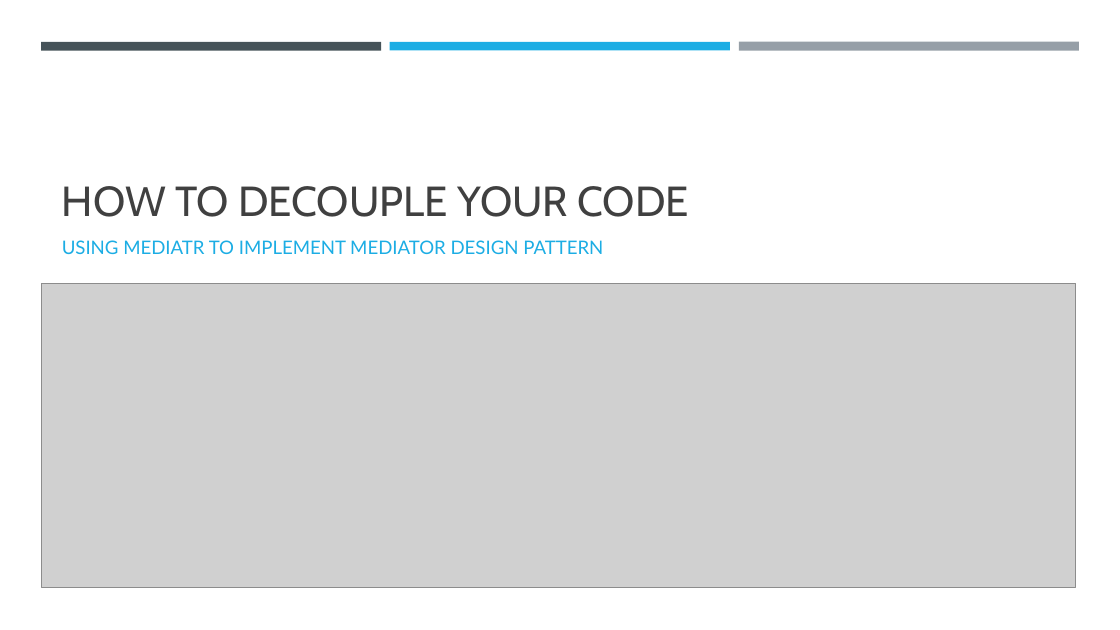
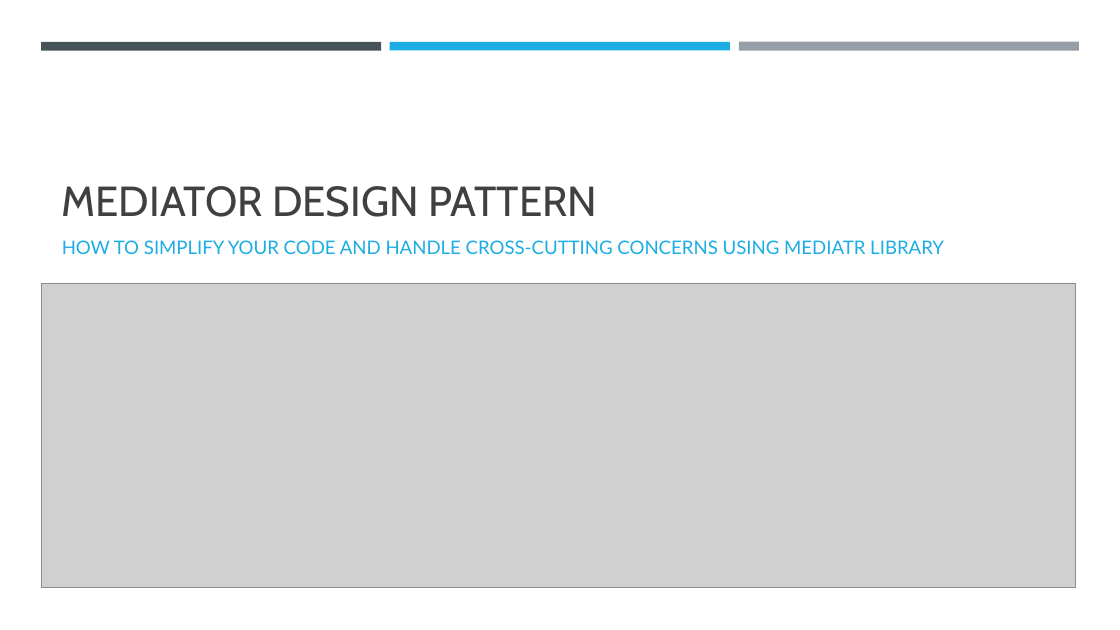
Before and after one commit to vesou/MediatRDemo, a slide deck: slide 1 of How to decouple your code.pptx. Drawn at 1120x630 pixels with LibreOffice and Linux fonts; fonts in the diff are those of the drawing; grey boxes stand for pictures. Boxes give left, top, right and bottom in pixels: in the first picture for what was removed or moved away, otherwise in the second. Text is boxed around its words. In the diff, an @@ line names an element or a change of style, - is before the commit and + after.

```diff
--- a/How to decouple your code.pptx
+++ b/How to decouple your code.pptx
@@ title at box(62, 186, 597, 217): text changed @@
-HOW TO DECOUPLE YOUR CODE
+MEDIATOR DESIGN PATTERN
@@ subtitle at box(62, 240, 944, 254): text changed @@
-USING MEDIATR TO IMPLEMENT MEDIATOR DESIGN PATTERN
+HOW TO SIMPLIFY YOUR CODE AND HANDLE CROSS-CUTTING CONCERNS USING MEDIATR LIBRARY
```
Also in this commit, not shown: 4 other slides changed, 7 slides added, 2 slides removed.
